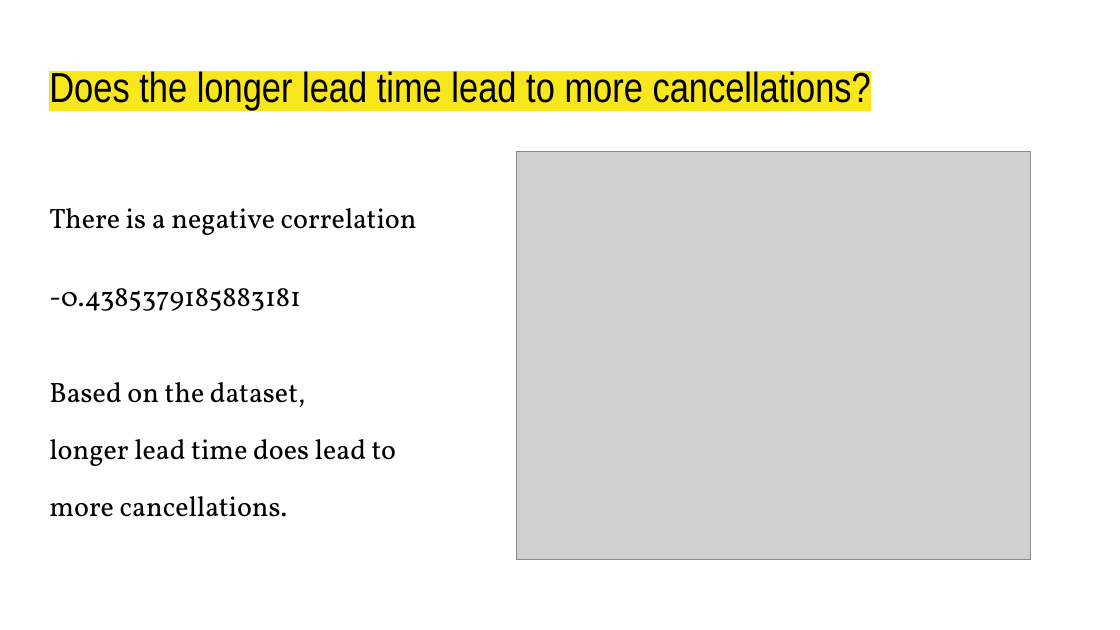
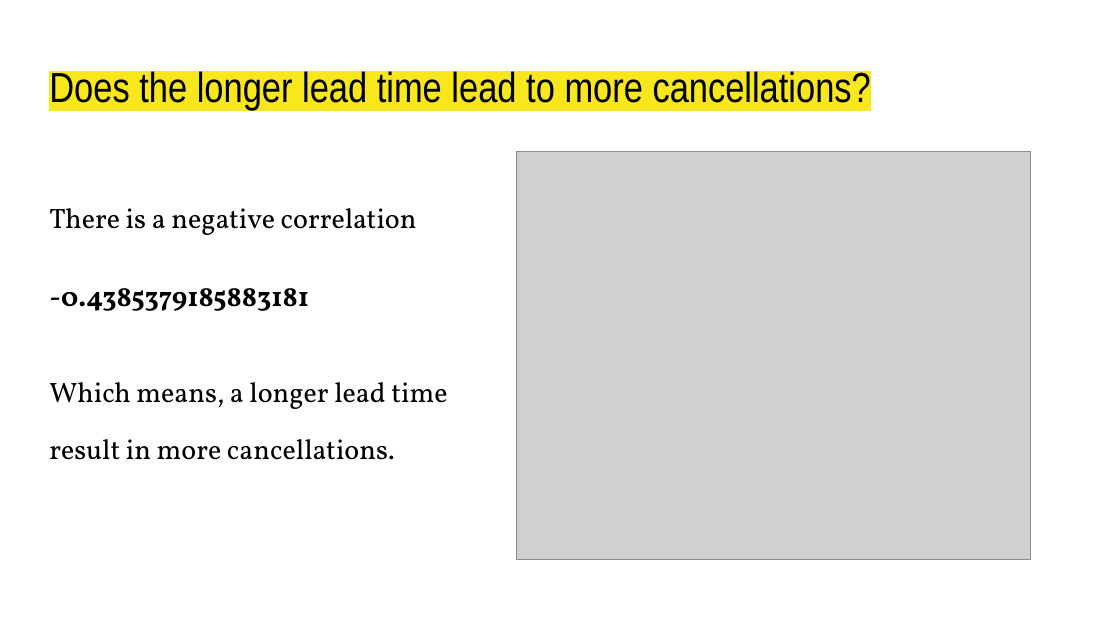
Before and after one commit to domivillacis/Hotel_reservations_analysis, a slide deck: slide 15 of Hotel_Reservations.pptx. Drawn at 1120x630 pixels with LibreOffice and Linux fonts; fonts in the diff are those of the drawing; grey boxes stand for pictures. Boxes give left, top, right and bottom in pixels: in the first picture for what was removed or moved away, otherwise in the second. Text is boxed around its words. In the diff, an @@ line names an element or a change of style, - is before the commit and + after.

```diff
--- a/Hotel_Reservations.pptx
+++ b/Hotel_Reservations.pptx
@@ text at box(49, 288, 309, 311): bold on in "-0.4385379185883181" @@
@@ text at box(49, 382, 447, 460): text changed @@
-Based on the dataset,
-longer lead time does lead to
-more cancellations.
+Which means, a longer lead time
+result in more cancellations.
```
Also in this commit, not shown: 19 other slides changed, 15 slides added, 3 slides removed.
